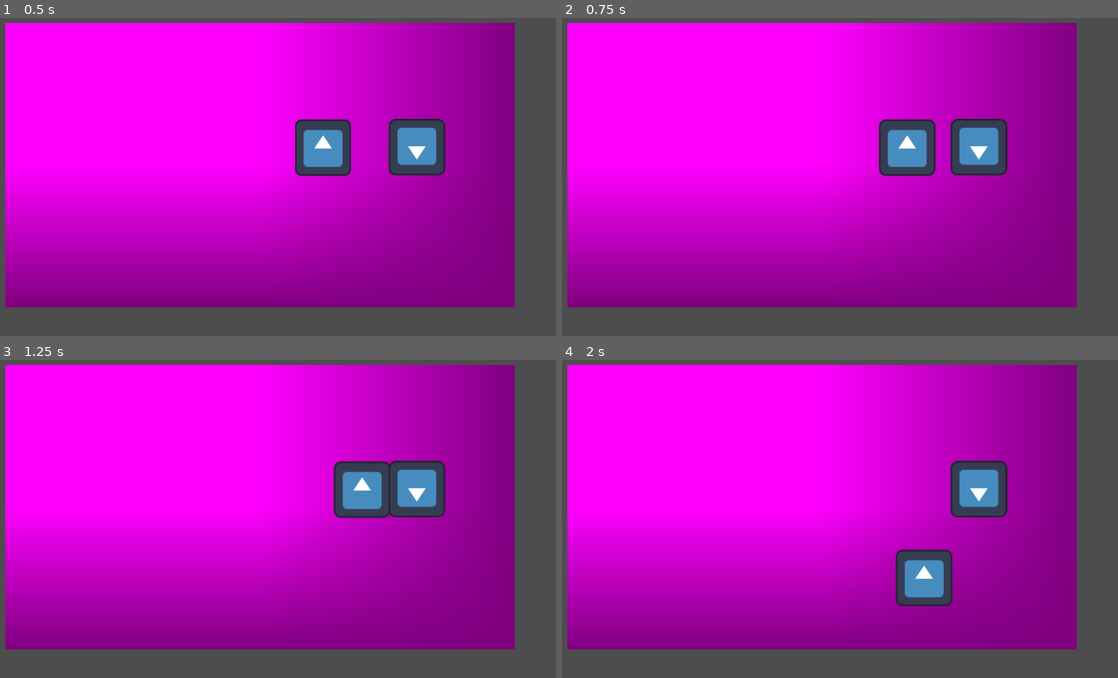
Above: before the commit, frames 1-4 (two rows, left to right).
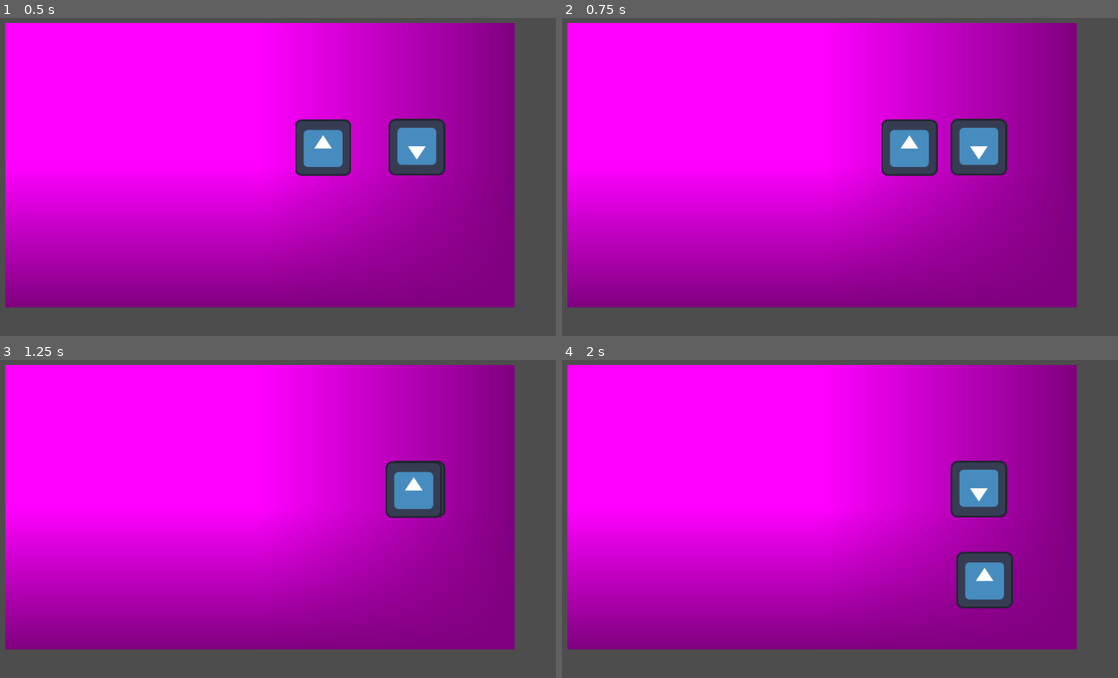
Above: after the commit, the same moments.

Repository: SussexPAL/gamedev-workshop-undertale
Game: Godot game, scene res://scenes/first_scene.tscn
The game is run twice, just before and just after one commit, with the same random seed, the same clock (stepped at 60 frames per second) and the same inputs. The engine's default icon, where the game draws it, is replaced by a stand-in: a white triangle on a blue panel in a dark square.
Inputs:
- Up to frame 1 (0.5 s): no input
- Up to frame 2 (0.75 s): tap Enter at 0.5 s; hold D (move_right) from 0.53 s (still down)
- Up to frame 3 (1.25 s): keep holding D (move_right)
- Up to frame 4 (2 s): release D (move_right) at 1.28 s; hold S (move_down) from 1.28 s (still down)

Frame 1 is identical in both runs. In frame 2, 0.4% of the frame differs, in the area x 56-68%, y 31-50%; in frame 3, 2.2%; in frame 4, 3.7%, in the area x 59-82%, y 59-79%.

Commit message:
Revert branch to end-of-week-1 state

Diff:
--- a/project.godot
+++ b/project.godot
@@ -10,7 +10,7 @@
 
 [application]
 
-config/name="GameDev Workshop 2025 Fall"
+config/name="GameDev Workshop - Autum 2025"
 run/main_scene="uid://baqji3wqh34ny"
 config/features=PackedStringArray("4.5", "GL Compatibility")
 config/icon="res://icon.svg"
@@ -20,21 +20,25 @@
 move_right={
 "deadzone": 0.2,
 "events": [Object(InputEventKey,"resource_local_to_scene":false,"resource_name":"","device":-1,"window_id":0,"alt_press …(192 unchanged characters)…
+, Object(InputEventKey,"resource_local_to_scene":false,"resource_name":"","device":-1,"window_id":0,"alt_pressed":false,"shift_pressed":false,"ctrl_pressed":false,"meta_pressed":false,"pressed":false,"keycode":0,"physical_keycode":4194321,"key_label":0,"unicode":0,"location":0,"echo":false,"script":null)
 ]
 }
 move_left={
 "deadzone": 0.2,
 "events": [Object(InputEventKey,"resource_local_to_scene":false,"resource_name":"","device":-1,"window_id":0,"alt_press …(191 unchanged characters)…
+, Object(InputEventKey,"resource_local_to_scene":false,"resource_name":"","device":-1,"window_id":0,"alt_pressed":false,"shift_pressed":false,"ctrl_pressed":false,"meta_pressed":false,"pressed":false,"keycode":0,"physical_keycode":4194319,"key_label":0,"unicode":0,"location":0,"echo":false,"script":null)
 ]
 }
 move_up={
 "deadzone": 0.2,
 "events": [Object(InputEventKey,"resource_local_to_scene":false,"resource_name":"","device":-1,"window_id":0,"alt_press …(192 unchanged characters)…
+, Object(InputEventKey,"resource_local_to_scene":false,"resource_name":"","device":-1,"window_id":0,"alt_pressed":false,"shift_pressed":false,"ctrl_pressed":false,"meta_pressed":false,"pressed":false,"keycode":0,"physical_keycode":4194320,"key_label":0,"unicode":0,"location":0,"echo":false,"script":null)
 ]
 }
 move_down={
 "deadzone": 0.2,
 "events": [Object(InputEventKey,"resource_local_to_scene":false,"resource_name":"","device":-1,"window_id":0,"alt_press …(192 unchanged characters)…
+, Object(InputEventKey,"resource_local_to_scene":false,"resource_name":"","device":-1,"window_id":0,"alt_pressed":false,"shift_pressed":false,"ctrl_pressed":false,"meta_pressed":false,"pressed":false,"keycode":0,"physical_keycode":4194322,"key_label":0,"unicode":0,"location":0,"echo":false,"script":null)
 ]
 }
 
--- a/scripts/player_movement.gd
+++ b/scripts/player_movement.gd
@@ -1,19 +1,19 @@
 extends CharacterBody2D
 
-# Export variables - can be easily changed from the inspector window
-@export var move_speed:float = 300
-
-# Global variables - accessible by all functions in this script
-var movement_input:Vector2 # Defines what direction the player is trying to move
+"""
+TODO:
+	- Convert positional movement to rigidbody movement (move_and_slide())
+	- Add @export variable for movement speed
+	- Vectorize the movement input (and normalize it)
+"""
 
 # Called every frame (framerate varies)
 func _process(_delta):
-	movement_input = Vector2(						# Type is Vector2 (x, y)
-		Input.get_axis("move_left", "move_right"),	# Returns 1 to move right, -1 to move left
-		Input.get_axis("move_up", "move_down")		# Returns 1 to move up, -1 to move down
-		).normalized() 								# Normalize the input vector (diagonal movement should have magnitude of 1)
-
-# Called every physics update (consistent rate)
-func _physics_process(_delta):
-	velocity = movement_input * move_speed 		# Set player velocity based on most recent input
-	move_and_slide() 							# Move player based on current velocity
+	if Input.is_action_pressed("move_right"):
+		position.x += 5
+	if Input.is_action_pressed("move_left"):
+		position.x += -5
+	if Input.is_action_pressed("move_up"):
+		position.y += -5
+	if Input.is_action_pressed("move_down"):
+		position.y += 5
